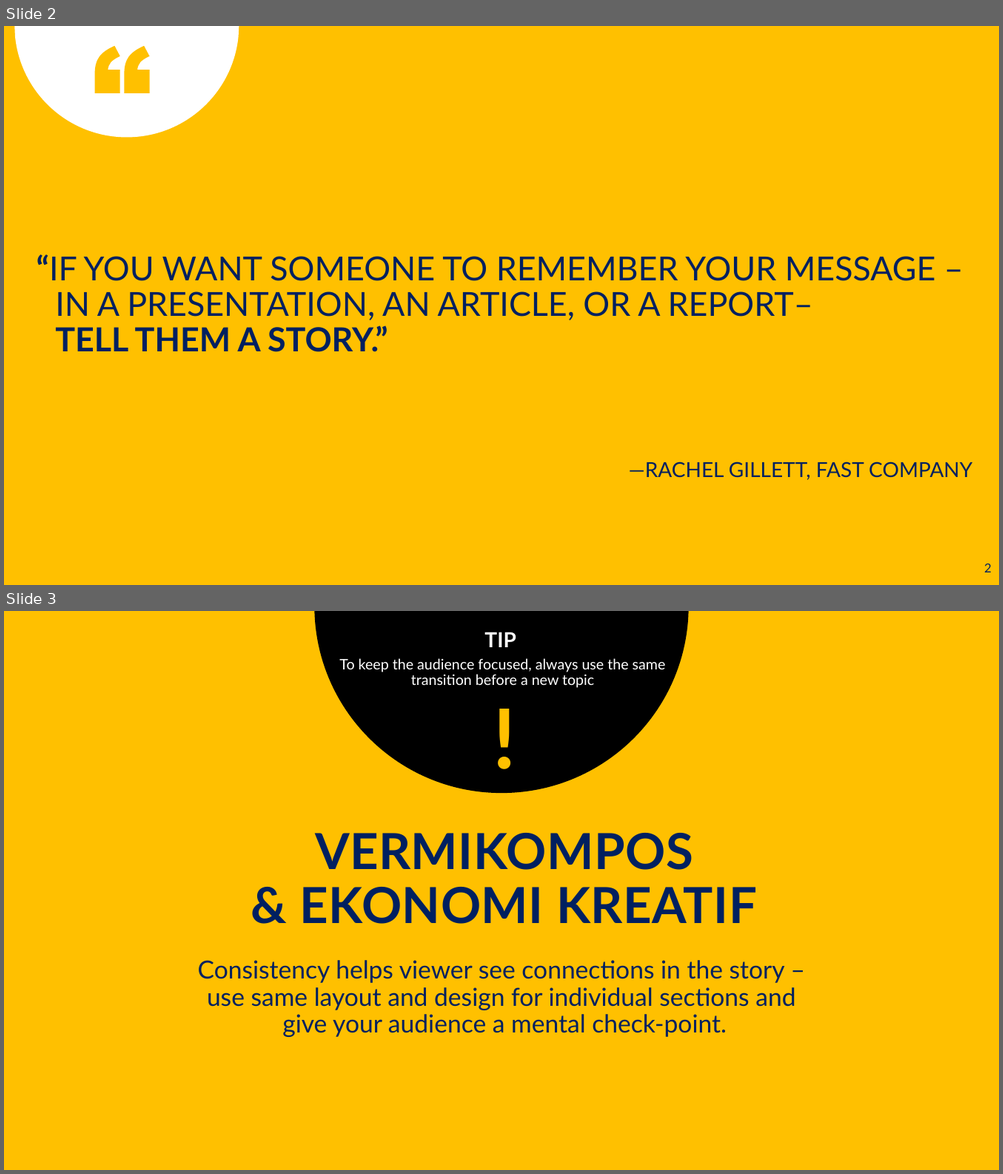
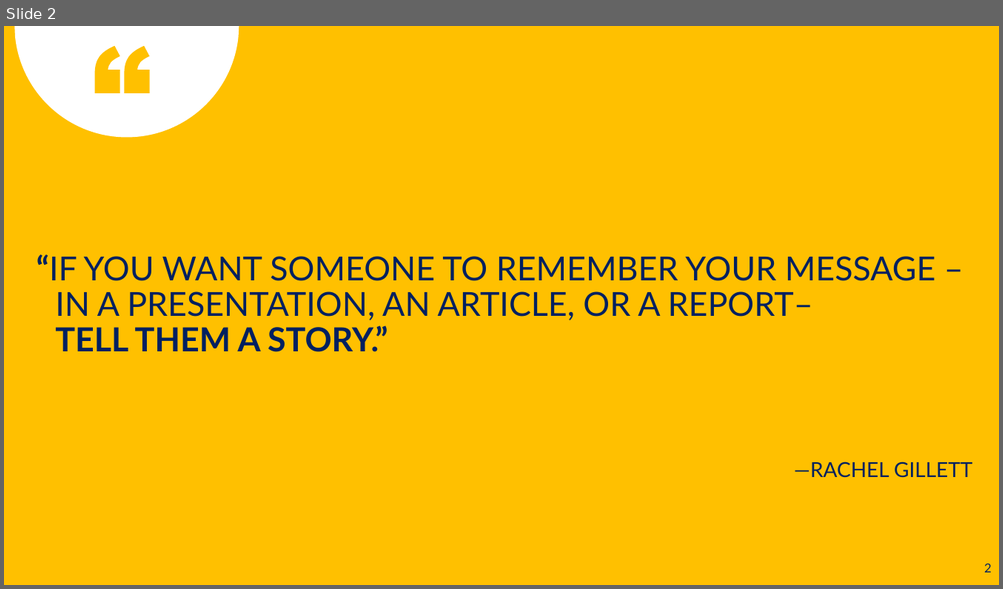
Before and after one commit to chariotofthesun/kkngenap2024, a slide deck: petunjuk teknis luaran kkn untag sby.pptx. Shown one above the other, each under a label of ours: slides 2 and 3 before the commit, slide 2 after it. The pictures are 1003x1174 and 1003x589 pixels, drawn with LibreOffice and Linux fonts; fonts in the diff are those of the drawing. Boxes give left, top, right and bottom in pixels: in the first picture for what was removed or moved away, otherwise in the second. Text is boxed around its words. In the diff, an @@ line names an element or a change of style, - is before the commit and + after.

```diff
--- a/petunjuk teknis luaran kkn untag sby.pptx
+++ b/petunjuk teknis luaran kkn untag sby.pptx
@@ slide 3 removed at (4,611,999,1170), background #FFC000 @@
@@ freeform shape removed at (314,611,688,793) @@
@@ text removed at (339,632,666,688) @@
-TIP
-  To keep the audience focused, always use the same transition before a new topic
@@ text removed at (472,693,537,791) @@
-!
@@ title removed at (300,833,757,924) @@
-VERMIKOMPOS
-& EKONOMI KREATIF
@@ text removed at (198,960,795,1037) @@
-Consistency helps viewer see connections in the story –
-use same layout and design for individual sections and
-give your audience a mental check-point.
@@ slide 2 changed as well @@
@@ text at (794,462,972,478): text changed @@
-—RACHEL GILLETT, FAST COMPANY
+—RACHEL GILLETT
```
Also in this commit, not shown: 8 other slides changed, 5 slides added, 11 other slides removed.
